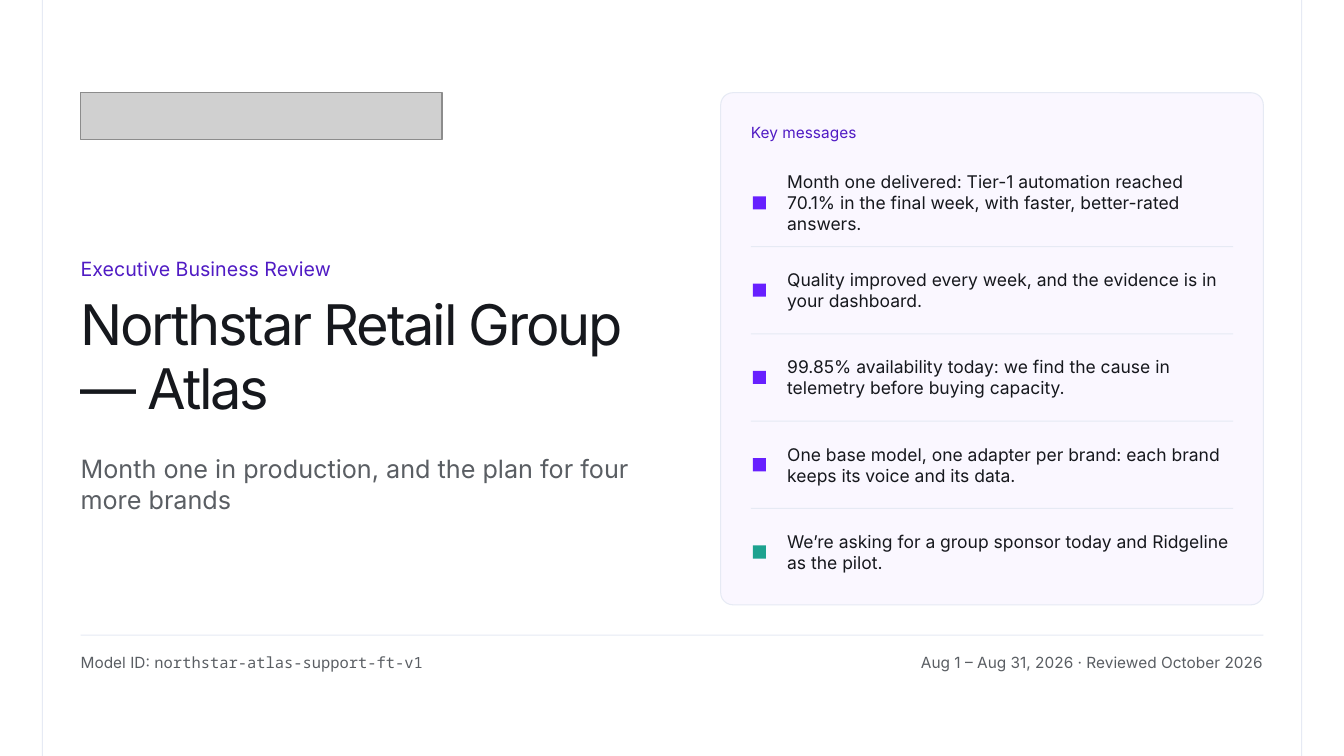
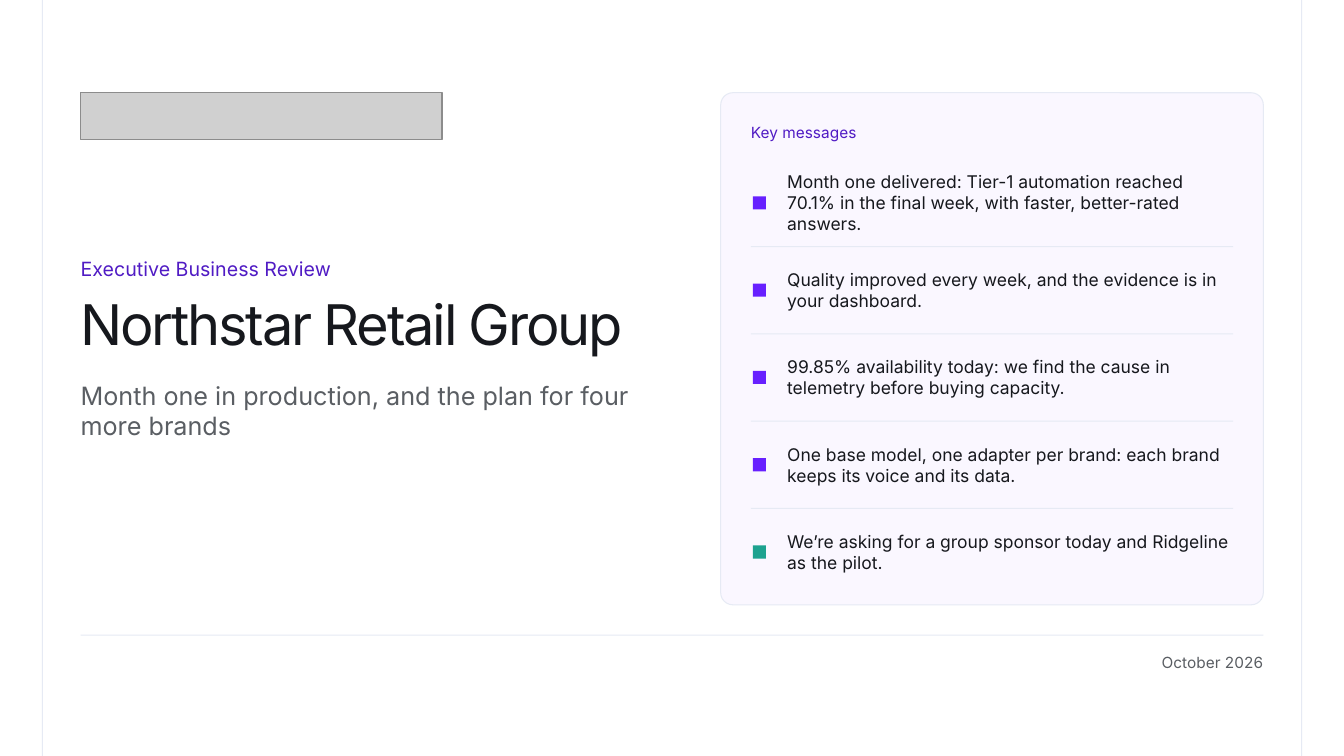
Before and after one commit to abbzonline/northstar-dashboards, a slide deck: slide 1 of ebr/Northstar_EBR_Oct2026.pptx. Drawn at 1344x756 pixels with LibreOffice and Linux fonts; fonts in the diff are those of the drawing; grey boxes stand for pictures. Boxes give left, top, right and bottom in pixels: in the first picture for what was removed or moved away, otherwise in the second. Text is boxed around its words. In the diff, an @@ line names an element or a change of style, - is before the commit and + after.

```diff
--- a/ebr/Northstar_EBR_Oct2026.pptx
+++ b/ebr/Northstar_EBR_Oct2026.pptx
@@ text "Month one in production, and ...": place and size @@
-text "Month one in production, and ..." at (81,459,628,510)
+text "Month one in production, and ..." at (81,386,628,436)
@@ text at (148,368,269,410): paragraph removed @@
-— Atlas
@@ text removed at (81,656,422,672) @@
-Model ID: northstar-atlas-support-ft-v1
@@ text at (1162,656,1263,668): text changed @@
-Aug 1 – Aug 31, 2026 · Reviewed October 2026
+October 2026
```
Also in this commit, not shown: 4 other slides changed, 1 slide removed, 4 other files.
